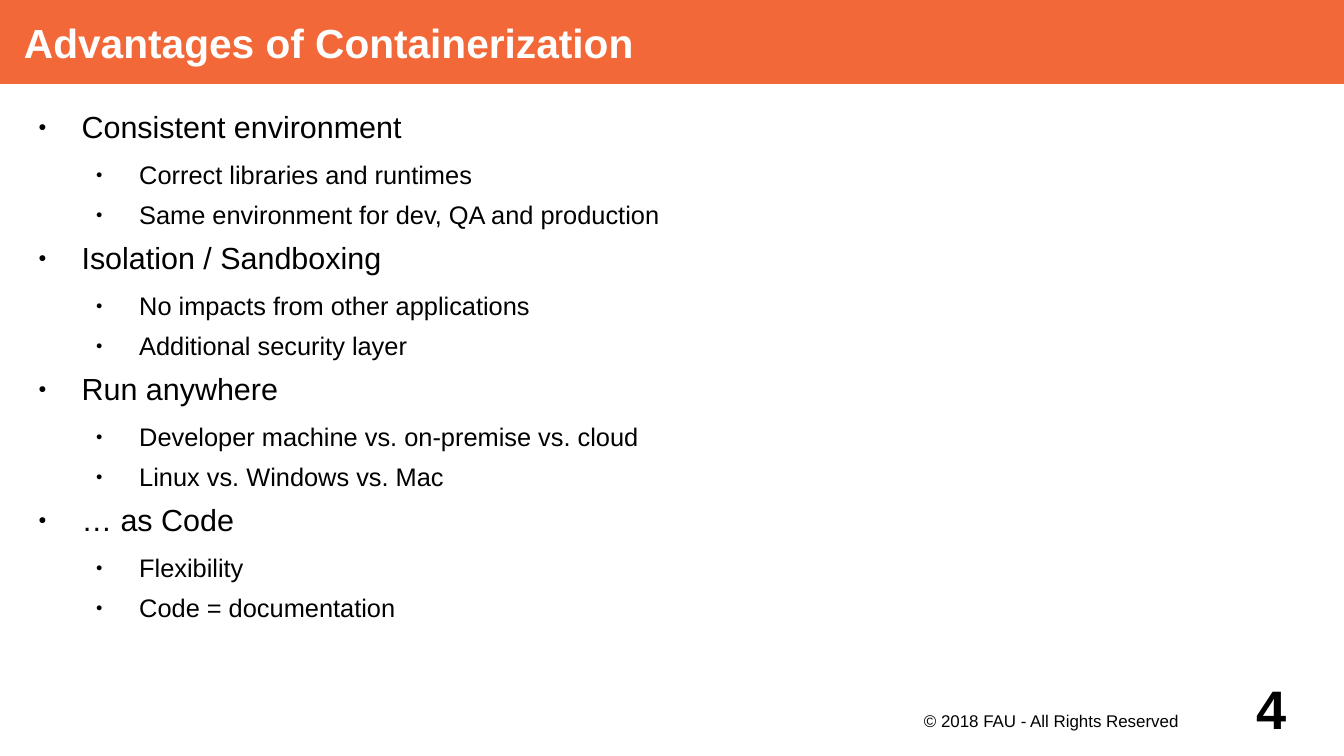
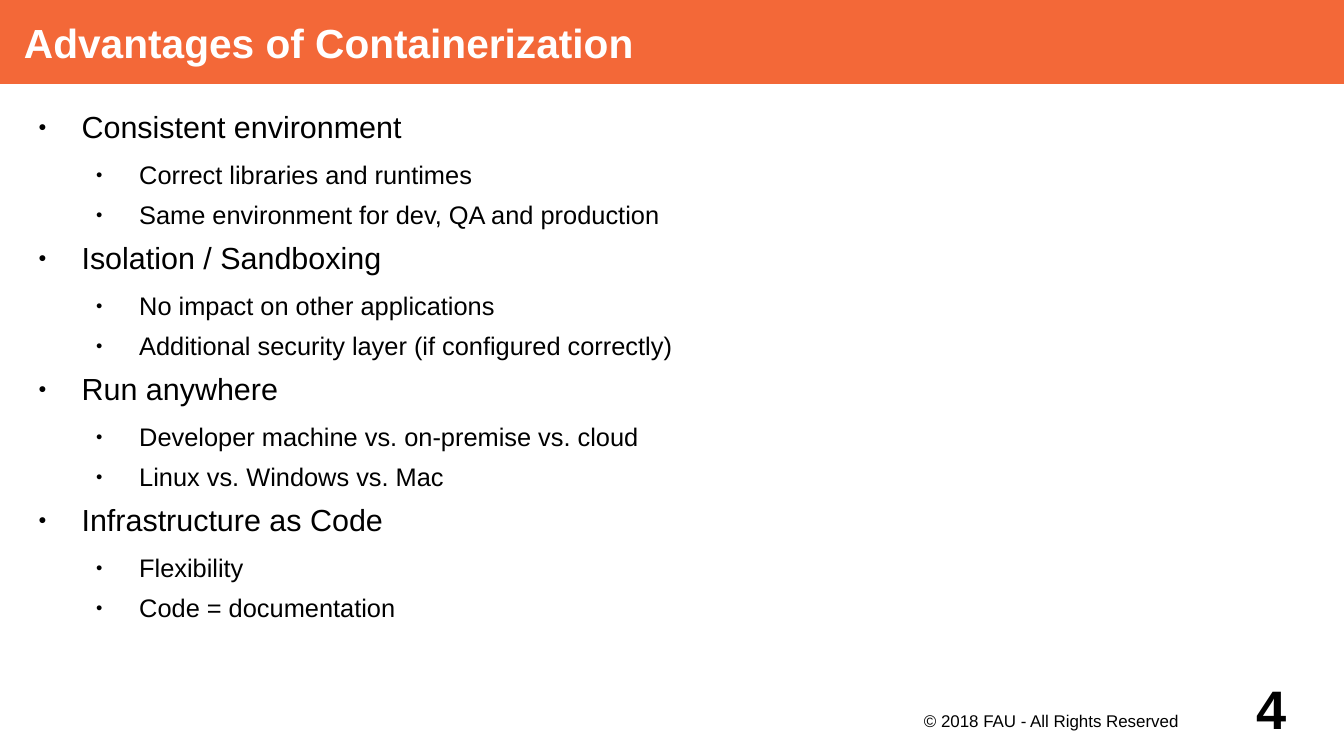
Before and after one commit to dirkriehle/adap-course, a slide deck: slide 4 of Lecture Slides/ADAP Z01 - Containerization.odp. Drawn at 1344x756 pixels with LibreOffice and Linux fonts; fonts in the diff are those of the drawing. Boxes give left, top, right and bottom in pixels: in the first picture for what was removed or moved away, otherwise in the second. Text is boxed around its words. In the diff, an @@ line names an element or a change of style, - is before the commit and + after.

Commit message:
Docker Images slide and empty slides for other topics

```diff
--- a/Lecture Slides/ADAP Z01 - Containerization.odp
+++ b/Lecture Slides/ADAP Z01 - Containerization.odp
@@ text at [139,296,672,360]: text changed @@
-  ● No impacts from other applications
-  ● Additional security layer
+  ● No impact on other applications
+  ● Additional security layer (if configured correctly)
@@ text at [82,509,383,532]: text changed @@
-● … as Code
+● Infrastructure as Code
```
Also in this commit, not shown: 5 other slides changed, 6 slides added.
